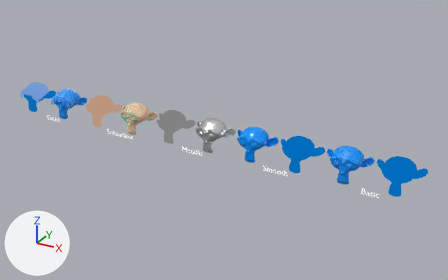
A saved change to the Blender file RyToon.blend.
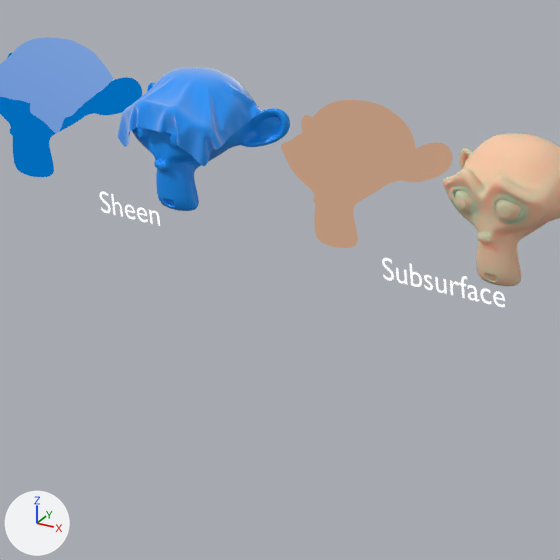
Old and new are each drawn whole from a 50 mm camera at (21.3, -29.7, 15.6) aimed at (4.5, 0.8, 0.4) and again close up on the part from 6% to 32% of the width and 26% to 69% of the height. The axes (+X, +Y, +Z) are drawn at lower left. The lights are the same throughout.

The older version as bpy lines, for what is in view:
```python
ob_suzanne_009 = bpy.data.objects.new('Suzanne.009', me_suzanne_010)
ob_suzanne_009.location = (-7.1, 0.0, 1.0)
ob_suzanne_010 = bpy.data.objects.new('Suzanne.010', me_suzanne_011)
ob_suzanne_010.location = (-4.2, 0.0, 1.0)
ob_text_006 = bpy.data.objects.new('Text.006', txt_text_009)
ob_text_006.location = (-2.8, 0.0, -0.6)
ob_text_006.rotation_euler = (1.571, 0.0, 0.0)  # degrees (90, 0, 0)
ob_text_006.scale = (0.5, 0.5, 0.5)
# also in view: 'Suzanne.011' at (-1.4, 0.0, 1.0); 'Suzanne.005' at (-9.9, 0.0, 1.0); 'Plane' at (-9.9, 0.0, 1.4); 'Plane.001' at (-7.1, 0.0, 1.4)
```
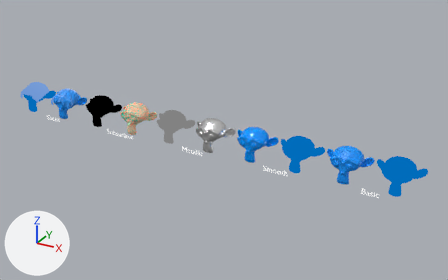
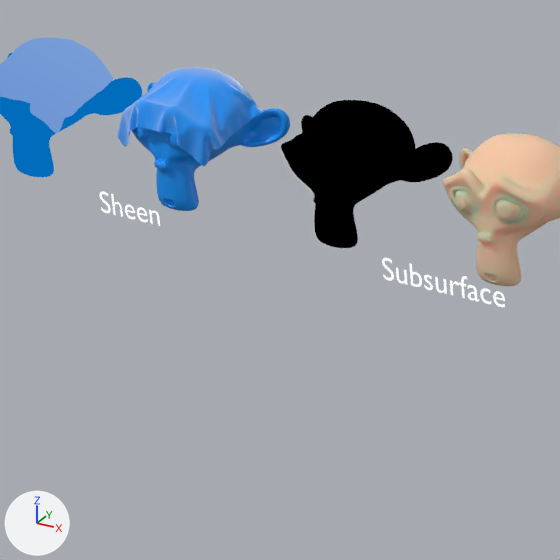
Commit message: Clamped specular accumulation (Blender version).

Pixel boxes (x1, y1, x2, y2) of what changed, in the close-ups (560 x 560 px):
'Suzanne.010', surface changed
    both: (281, 100, 453, 248)

Diff of the bpy script that builds the scene:
```diff
--- a/RyToon.blend.py
+++ b/RyToon.blend.py
@@ mat_toon_subsurface @@
 n1 = _N.new('ShaderNodeGroup'); n1.name = 'Group.001'
 n1.inputs[5].default_value = (1.0, 1.0, 1.0, 1.0)  # 'Specular Color', white #ffffff
-n1.inputs[6].default_value = 0.0  # 'Subsurface Weight'
+n1.inputs[6].default_value = 1.0  # 'Subsurface Weight'
 n1.inputs[7].default_value = 0.5  # 'Subsurface Depth'
```
